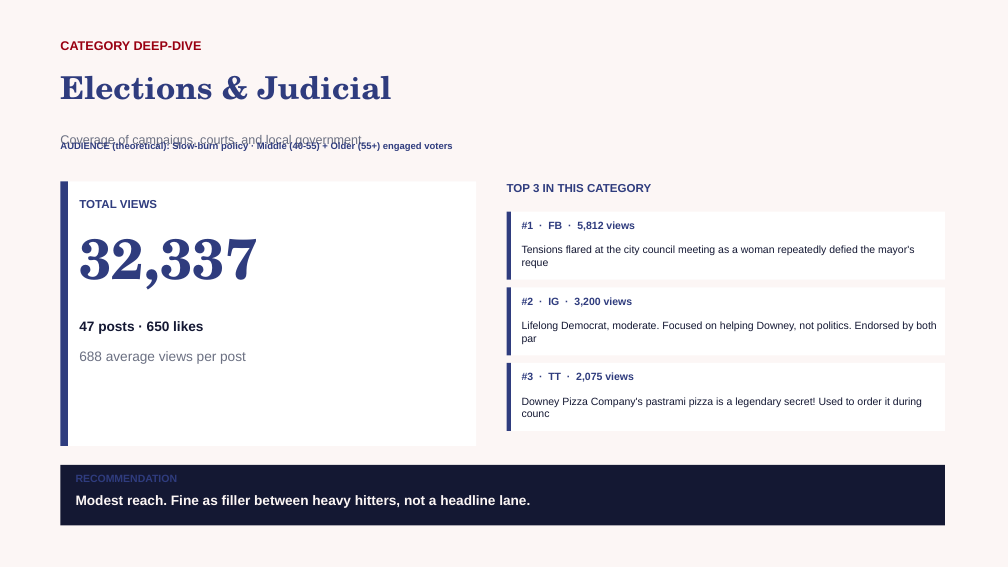
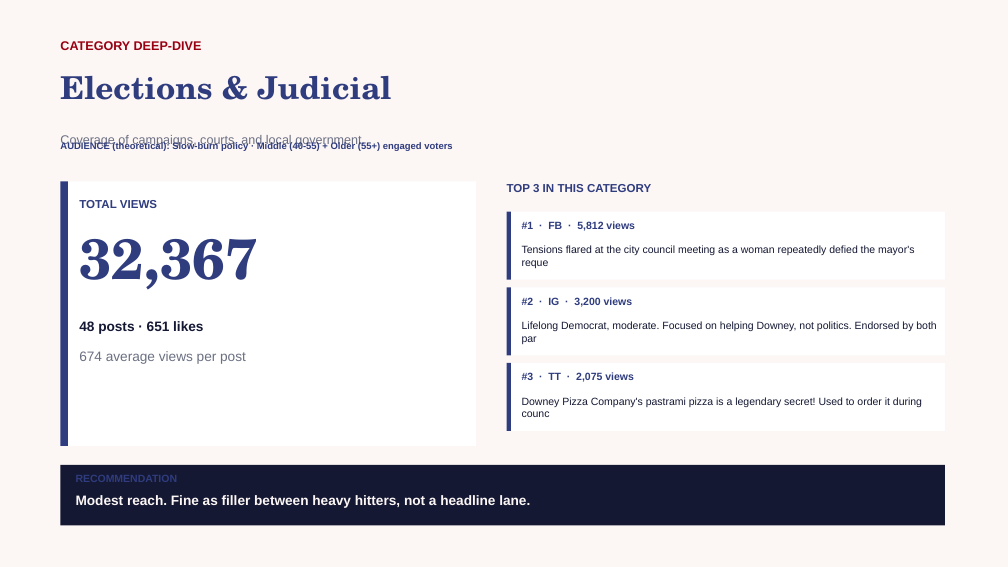
Before and after one commit to zvmmer/talking-downey-kpis, a slide deck: slide 14 of SPONSOR_CONTENT_REPORT.pptx. Drawn at 1008x567 pixels with LibreOffice and Linux fonts; fonts in the diff are those of the drawing. Boxes give left, top, right and bottom in pixels: in the first picture for what was removed or moved away, otherwise in the second. Text is boxed around its words. In the diff, an @@ line names an element or a change of style, - is before the commit and + after.

```diff
--- a/SPONSOR_CONTENT_REPORT.pptx
+++ b/SPONSOR_CONTENT_REPORT.pptx
@@ text at (79, 239, 257, 290): text changed @@
-32,337
+32,367
@@ text at (79, 321, 203, 334): text changed @@
-47 posts · 650 likes
+48 posts · 651 likes
@@ text at (79, 351, 246, 364): text changed @@
-688 average views per post
+674 average views per post
```
Also in this commit, not shown: 9 other slides changed, 5 other files.
